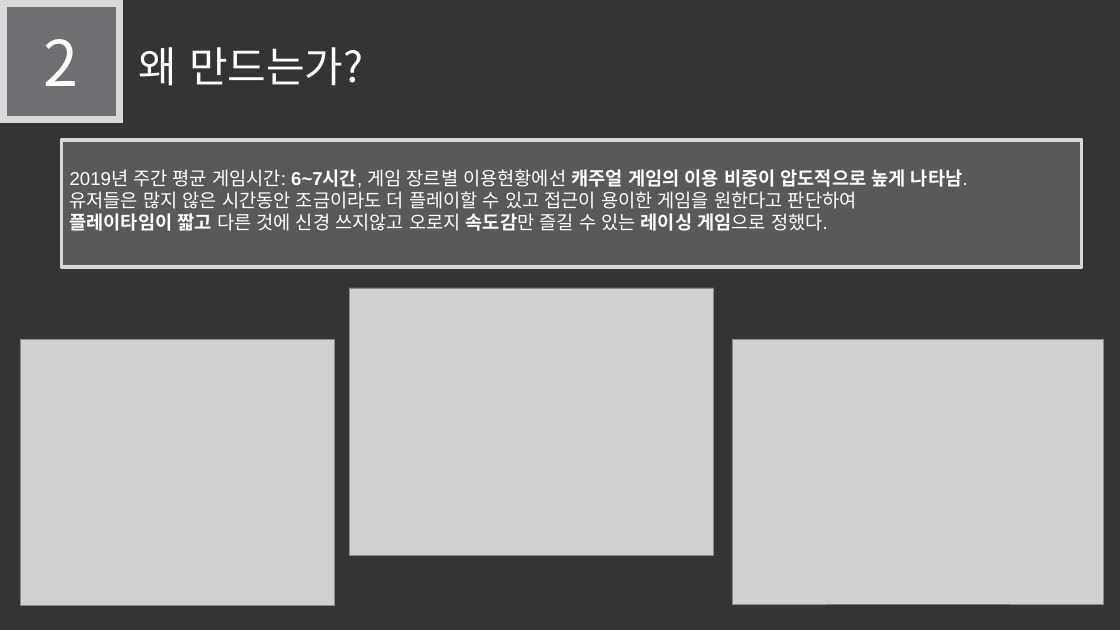
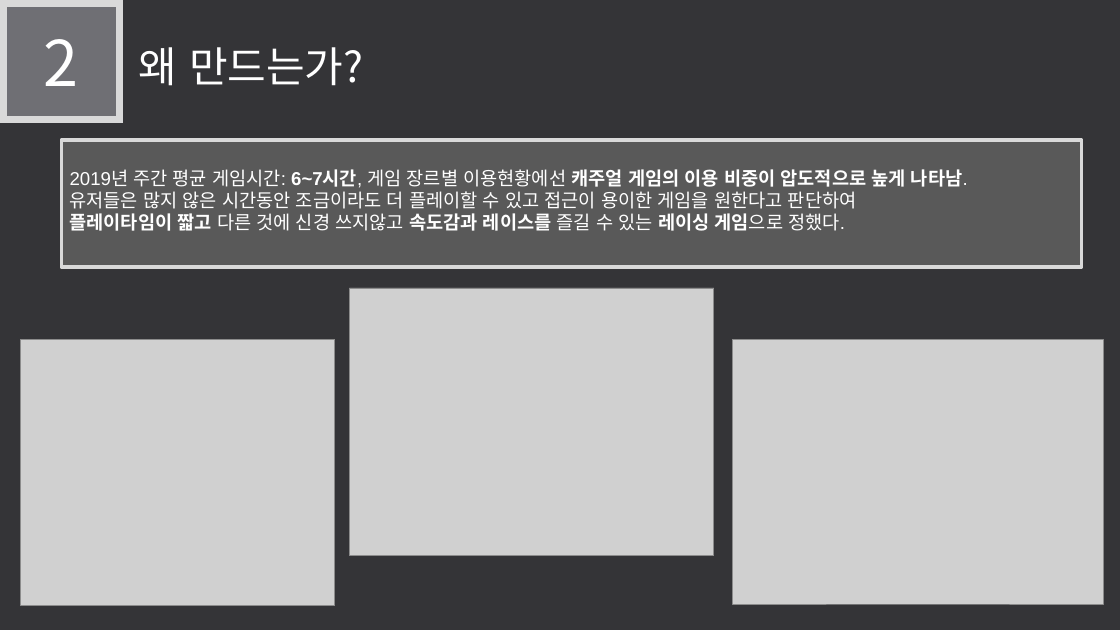
Before and after one commit to LEGO0937/Our_Project, a slide deck: slide 8 of 기획단계/졸작 제안서_α.pptx. Drawn at 1120x630 pixels with LibreOffice and Linux fonts; fonts in the diff are those of the drawing; grey boxes stand for pictures. Boxes give left, top, right and bottom in pixels: in the first picture for what was removed or moved away, otherwise in the second. Text is boxed around its words. In the diff, an @@ line names an element or a change of style, - is before the commit and + after.

Commit message:
Need부분 수정
속도에만 집중하고 있던부분 수정

```diff
--- a/기획단계/졸작 제안서_α.pptx
+++ b/기획단계/졸작 제안서_α.pptx
@@ text in rectangle at box(70, 213, 845, 231): text changed; bold on @@
-플레이타임이 짧고 다른 것에 신경 쓰지않고 오로지 속도감만 즐길 수 있는 레이싱 게임으로 정했다.
+플레이타임이 짧고 다른 것에 신경 쓰지않고 속도감과 레이스를 즐길 수 있는 레이싱 게임으로 정했다.
```
Also in this commit, not shown: 2 other slides changed.
